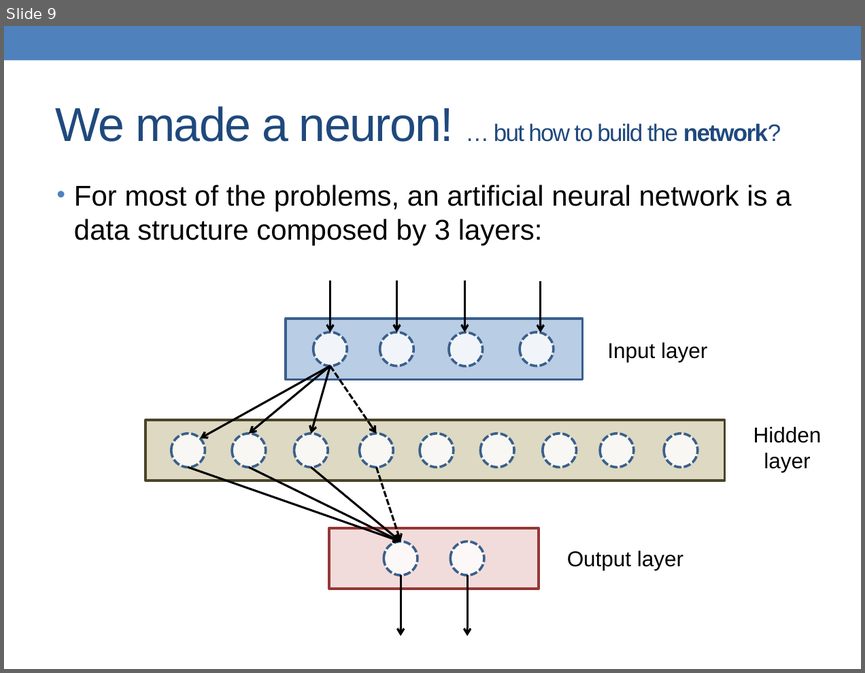
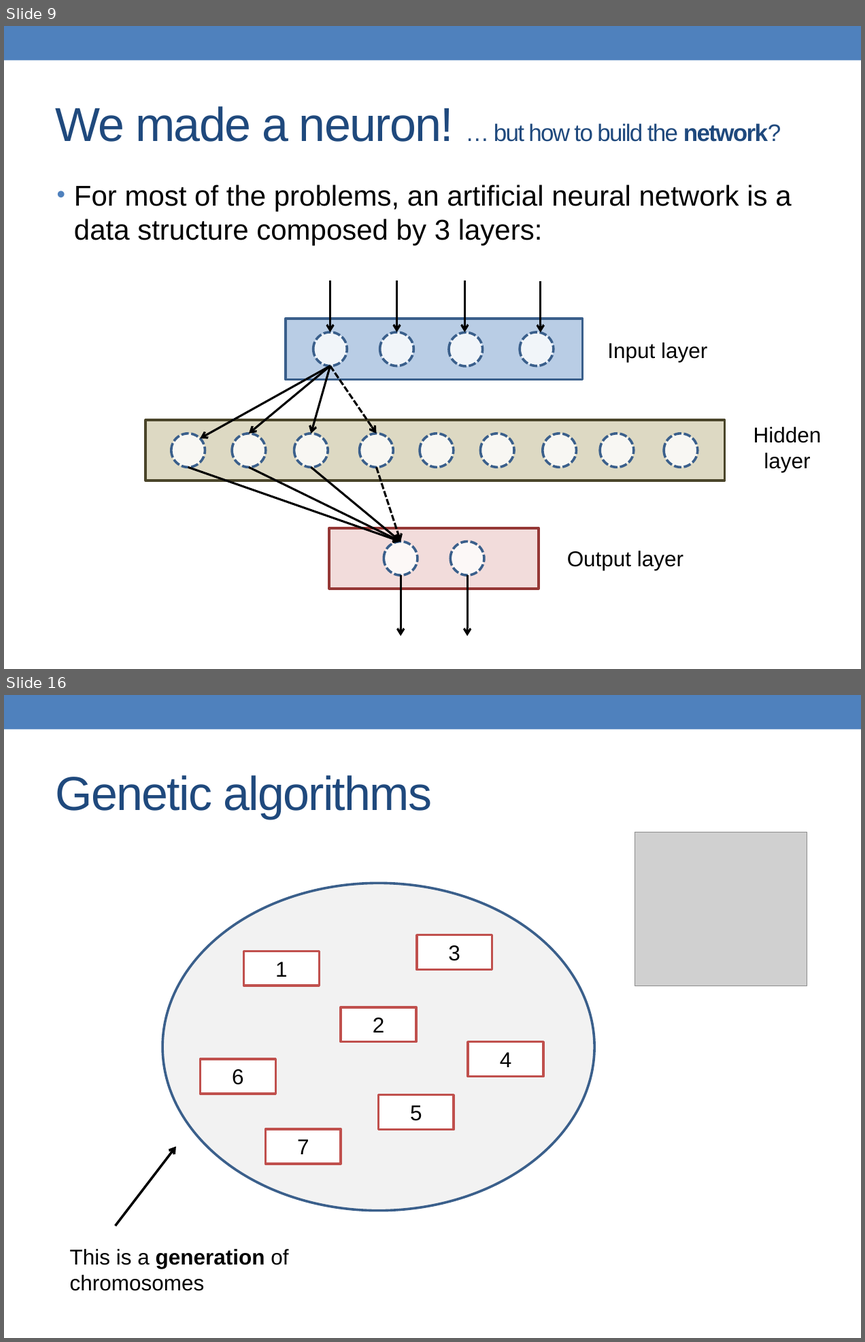
Before and after one commit to alessandrofrancesconi/carwin, a slide deck: presentation.pptx. Shown one above the other, each under a label of ours: slide 9 before the commit, slides 9 and 16 after it; the slides between them are not shown. The pictures are 865x673 and 865x1342 pixels, drawn with LibreOffice and Linux fonts; fonts in the diff are those of the drawing; grey boxes stand for pictures. Boxes give left, top, right and bottom in pixels: in the first picture for what was removed or moved away, otherwise in the second. Text is boxed around its words. In the diff, an @@ line names an element or a change of style, - is before the commit and + after.

```diff
--- a/presentation.pptx
+++ b/presentation.pptx
@@ slide 16 added at (x1=4, y1=695, x2=861, y2=1338), background #FFFFFF; not listed: 1 template element that a slide beside it also shows @@
@@ title added at (x1=56, y1=775, x2=432, y2=819), 40 pt, text #1F497D @@
+Genetic algorithms
@@ picture added at (x1=634, y1=832, x2=806, y2=985) @@
@@ ellipse added at (x1=162, y1=883, x2=594, y2=1210), fill #F2F2F2, outline #3A5F8C 2.08 pt @@
@@ rectangle added at (x1=417, y1=935, x2=492, y2=969), fill #FFFFFF, outline #C0504D 2 pt, 18 pt, text #000000 @@
+3
@@ rectangle added at (x1=244, y1=951, x2=320, y2=985), fill #FFFFFF, outline #C0504D 2 pt, 18 pt, text #000000 @@
+1
@@ rectangle added at (x1=341, y1=1007, x2=416, y2=1041), fill #FFFFFF, outline #C0504D 2 pt, 18 pt, text #000000 @@
+2
@@ rectangle added at (x1=201, y1=1059, x2=275, y2=1093), fill #FFFFFF, outline #C0504D 2 pt, 18 pt, text #000000 @@
+6
@@ rectangle added at (x1=468, y1=1042, x2=543, y2=1076), fill #FFFFFF, outline #C0504D 2 pt, 18 pt, text #000000 @@
+4
@@ rectangle added at (x1=379, y1=1094, x2=454, y2=1129), fill #FFFFFF, outline #C0504D 2 pt, 18 pt, text #000000 @@
+5
@@ rectangle added at (x1=265, y1=1129, x2=341, y2=1163), fill #FFFFFF, outline #C0504D 2 pt, 18 pt, text #000000 @@
+7
@@ arrow added from (116, 1225) to (176, 1147), #000000 2 pt @@
@@ text added at (x1=70, y1=1249, x2=288, y2=1291), 18 pt, text #000000 @@
+This is a generation of chromosomes
```
Also in this commit, not shown: 6 slides changed, 9 other slides added, 8 other files.
